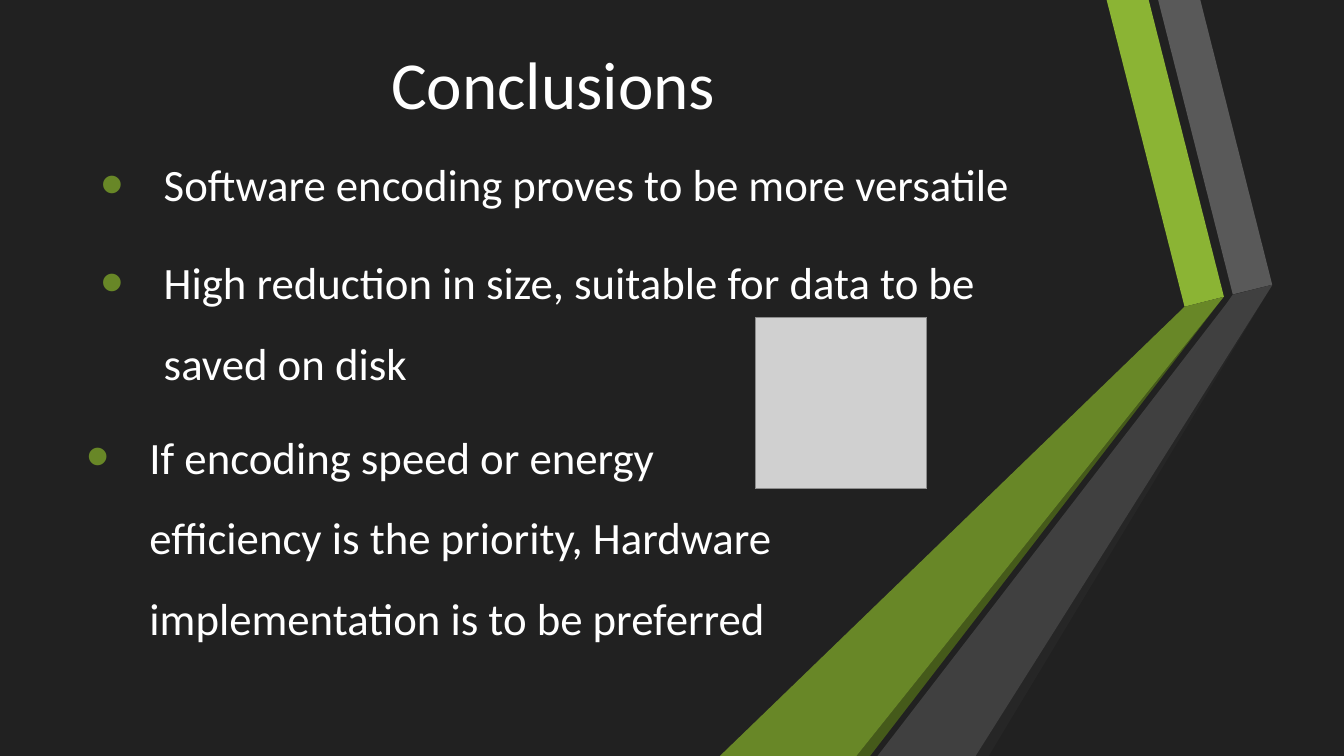
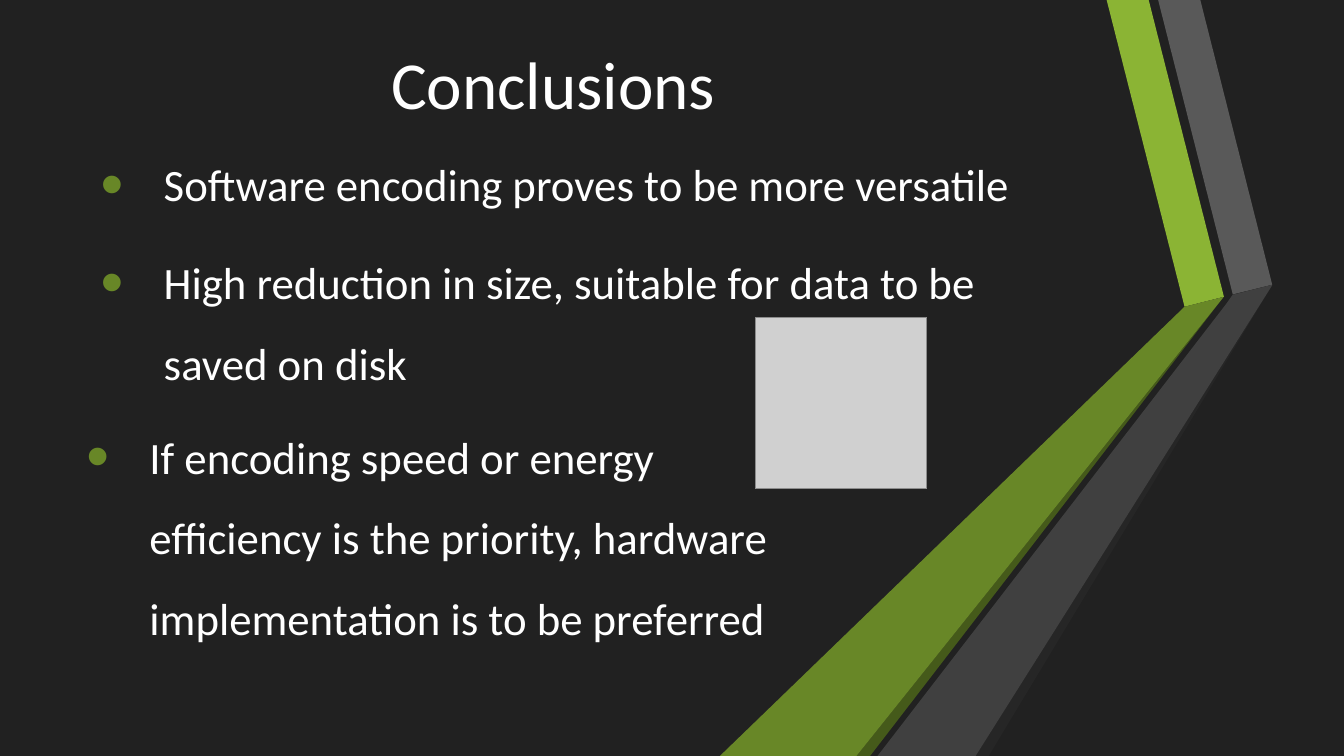
Before and after one commit to Rijndael99/encoding_bench, a slide deck: slide 21 of presentation.pptx. Drawn at 1344x756 pixels with LibreOffice and Linux fonts; fonts in the diff are those of the drawing; grey boxes stand for pictures. Boxes give left, top, right and bottom in pixels: in the first picture for what was removed or moved away, otherwise in the second. Text is boxed around its words. In the diff, an @@ line names an element or a change of style, - is before the commit and + after.

Commit message:
Fix typos and other minor stuff

```diff
--- a/presentation.pptx
+++ b/presentation.pptx
@@ text at (149, 443, 767, 643): text changed @@
-  • If encoding speed or energy efficiency is the priority, Hardware implementation is to be preferred
+  • If encoding speed or energy efficiency is the priority, hardware implementation is to be preferred
```
Also in this commit, not shown: 4 other slides changed.
